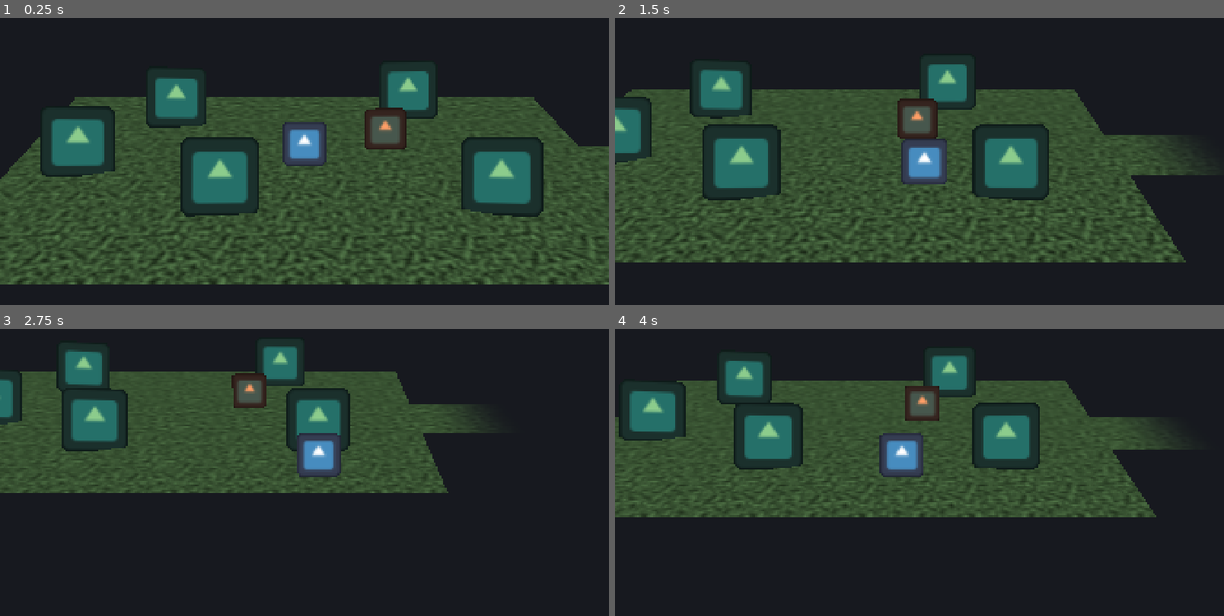
Above: before the commit, frames 1-4 (two rows, left to right).
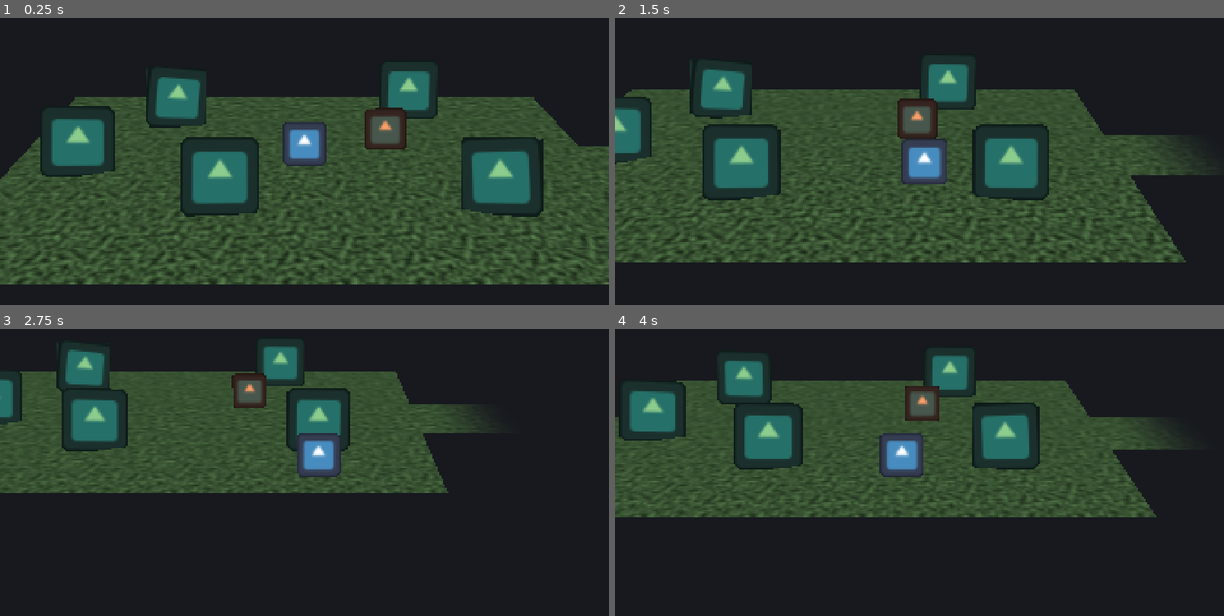
Above: after the commit, the same moments.

Repository: SAFirmansyah/TheMourningAfter-Game
Game: Godot game, scene res://scenes/world/world.tscn
The game is run twice, just before and just after one commit, with the same random seed, the same clock (stepped at 60 frames per second) and the same inputs. The engine's default icon, where the game draws it, is replaced by a stand-in: a white triangle on a blue panel in a dark square.
Inputs (mouse positions are in pixels of both pictures, inside the frame that each line leads up to):
- Up to frame 1 (0.25 s): no input
- Up to frame 2 (1.5 s): tap Enter at 0.5 s; move the mouse to (1053, 129) at 0.52 s; press the mouse at (1053, 129) at 0.53 s; hold D (move_right) 0.53-1.28 s; move the mouse to (797, 164) at 1.27 s; release the mouse at (797, 164) at 1.28 s; hold S (move_down) from 1.28 s (still down); tap Space (dash) at 1.35 s
- Up to frame 3 (2.75 s): move the mouse to (365, 383) at 2.02 s; release S (move_down) at 2.03 s; hold D (move_right) from 2.03 s (still down); hold E (interact) from 2.03 s (still down)
- Up to frame 4 (4 s): move the mouse to (889, 527) at 2.77 s; release D (move_right) at 2.78 s; release E (interact) at 2.78 s; hold W (move_up) 2.78-3.53 s; click (889, 527) at 2.85 s; move the mouse to (1102, 509) at 3.52 s; hold A (move_left) from 3.53 s (still down); hold Space (dash) from 3.53 s (still down)

The runs differ from the first frame. In frame 1, 0.2% of the frame differs, in the area x 24-90%, y 19-58%; in frame 2, 0.1%; in frame 3, less than 0.1%; in frame 4, less than 0.1%.

Commit message:
add: swaying animation for environment objects

Diff:
--- /dev/null
+++ b/the-mourning-after/materials/card.tres
@@ -0,0 +1,8 @@
+[gd_resource type="ShaderMaterial" format=3]
+
+[ext_resource type="Shader" path="res://shaders/card.gdshader" id="1_shader"]
+[ext_resource type="Texture2D" path="res://textures/wind_noise.tres" id="2_wind"]
+
+[resource]
+shader = ExtResource("1_shader")
+shader_parameter/wind_noise = ExtResource("2_wind")
--- a/the-mourning-after/materials/card_occluder.tres
+++ /dev/null
@@ -1,6 +0,0 @@
-[gd_resource type="ShaderMaterial" format=3]
-
-[ext_resource type="Shader" path="res://shaders/card_occluder.gdshader" id="1_shader"]
-
-[resource]
-shader = ExtResource("1_shader")
--- a/the-mourning-after/scenes/rooms/room_a.tscn
+++ b/the-mourning-after/scenes/rooms/room_a.tscn
@@ -81,15 +81,18 @@
 
 [node name="Prop1" parent="Props" instance=ExtResource("4_prop")]
 transform = Transform3D(1, 0, 0, 0, 1, 0, 0, 0, 1, -6, 0, -4)
+sway = true
 
 [node name="Prop2" parent="Props" instance=ExtResource("4_prop")]
 transform = Transform3D(1, 0, 0, 0, 1, 0, 0, 0, 1, -3, 0, 4)
 
 [node name="Prop3" parent="Props" instance=ExtResource("4_prop")]
 transform = Transform3D(1, 0, 0, 0, 1, 0, 0, 0, 1, 5, 0, -5)
+sway = true
 
 [node name="Prop4" parent="Props" instance=ExtResource("4_prop")]
 transform = Transform3D(1, 0, 0, 0, 1, 0, 0, 0, 1, 7, 0, 4)
+sway = true
 
 [node name="Prop5" parent="Props" instance=ExtResource("4_prop")]
 transform = Transform3D(1, 0, 0, 0, 1, 0, 0, 0, 1, -9, 0, 1)
--- a/the-mourning-after/scenes/rooms/room_b.tscn
+++ b/the-mourning-after/scenes/rooms/room_b.tscn
@@ -55,18 +55,21 @@
 
 [node name="Prop1" parent="Props" instance=ExtResource("4_prop")]
 transform = Transform3D(1, 0, 0, 0, 1, 0, 0, 0, 1, -4, 0, -5)
+sway = true
 
 [node name="Prop2" parent="Props" instance=ExtResource("4_prop")]
 transform = Transform3D(1, 0, 0, 0, 1, 0, 0, 0, 1, 3, 0, 3)
 
 [node name="Prop3" parent="Props" instance=ExtResource("4_prop")]
 transform = Transform3D(1, 0, 0, 0, 1, 0, 0, 0, 1, 6, 0, -4)
+sway = true
 
 [node name="Prop4" parent="Props" instance=ExtResource("4_prop")]
 transform = Transform3D(1, 0, 0, 0, 1, 0, 0, 0, 1, -5, 0, 5)
 
 [node name="Prop5" parent="Props" instance=ExtResource("4_prop")]
 transform = Transform3D(1, 0, 0, 0, 1, 0, 0, 0, 1, 9, 0, 0)
+sway = true
 
 [node name="West" parent="." instance=ExtResource("3_exit")]
 transform = Transform3D(-1, 0, 0, 0, 1, 0, 0, 0, -1, -12, 0, 0)
--- a/the-mourning-after/scripts/visual/facing_card.gd
+++ b/the-mourning-after/scripts/visual/facing_card.gd
@@ -3,12 +3,21 @@
 extends Sprite3D
 ## 2D card that turns to face the active camera's position, pivoting at its feet.
 
-const OCCLUDER_MATERIAL := preload("res://materials/card_occluder.tres")
+const CARD_MATERIAL := preload("res://materials/card.tres")
 
 @export var pivot_at_feet := true
-@export var see_through_over_player := false # environment props: turn see-through where they cover the player
+@export var see_through_over_player := false: # environment props: turn see-through where they cover the player
+	set(value):
+		see_through_over_player = value
+		_setup_material()
+@export var sway := false: # foliage-style wind sway
+	set(value):
+		sway = value
+		_setup_material()
 
 var visual_offset := Vector3.ZERO # editor preview only: extra offset for animated cards
+
+var _card_material: ShaderMaterial
 
 
 func _ready() -> void:
@@ -16,9 +25,7 @@
 	billboard = BaseMaterial3D.BILLBOARD_DISABLED
 	texture_changed.connect(_on_texture_changed)
 	_apply_pivot()
-	if see_through_over_player and not Engine.is_editor_hint():
-		material_override = OCCLUDER_MATERIAL.duplicate()
-		_sync_occluder_texture()
+	_setup_material()
 
 
 func _physics_process(_delta: float) -> void:
@@ -57,13 +64,37 @@
 
 func _on_texture_changed() -> void:
 	_apply_pivot()
-	_sync_occluder_texture()
+	_sync_card_material()
 
 
-func _sync_occluder_texture() -> void:
-	if material_override is ShaderMaterial:
-		material_override.set_shader_parameter("card_texture", texture)
-		material_override.set_shader_parameter("card_modulate", modulate)
+## Custom card material only when a feature needs it. In the editor it's applied through the
+## renderer so previews never get saved into scenes; the player cutout is game-only.
+func _setup_material() -> void:
+	if not is_node_ready():
+		return
+	var editor := Engine.is_editor_hint()
+	if not (see_through_over_player or sway):
+		_card_material = null
+		if editor:
+			RenderingServer.instance_geometry_set_material_override(get_instance(), RID())
+		else:
+			material_override = null
+		return
+	if _card_material == null:
+		_card_material = CARD_MATERIAL.duplicate()
+	_card_material.set_shader_parameter("occlusion_enabled", see_through_over_player and not editor)
+	_card_material.set_shader_parameter("sway_enabled", sway)
+	_sync_card_material()
+	if editor:
+		RenderingServer.instance_geometry_set_material_override(get_instance(), _card_material.get_rid())
+	else:
+		material_override = _card_material
+
+
+func _sync_card_material() -> void:
+	if _card_material:
+		_card_material.set_shader_parameter("card_texture", texture)
+		_card_material.set_shader_parameter("card_modulate", modulate)
 
 
 func _apply_pivot() -> void:
--- a/the-mourning-after/scripts/world/obstacle.gd
+++ b/the-mourning-after/scripts/world/obstacle.gd
@@ -9,8 +9,18 @@
 @export var card: Sprite3D
 @export var footprint_depth := 0.6 # TUNE: collision depth, front to back (m)
 @export var footprint_width_scale := 1.0 # TUNE: collision width as a fraction of the card's width
+@export var sway := false: # foliage-style wind sway on the card
+	set(value):
+		sway = value
+		if card:
+			card.sway = sway
 
 @onready var _shape_node: CollisionShape3D = $CollisionShape3D
+
+
+func _ready() -> void:
+	if card:
+		card.sway = sway
 
 
 func _process(_delta: float) -> void:
--- /dev/null
+++ b/the-mourning-after/shaders/card.gdshader
@@ -0,0 +1,65 @@
+shader_type spatial;
+render_mode unshaded, depth_draw_opaque;
+// Card material: optional see-through cutout over the player, optional foliage sway.
+// Sway adapted from an open-source canvas_item foliage shader, ported to 3D cards.
+
+global uniform vec3 occlusion_target;
+
+uniform sampler2D card_texture : source_color, filter_linear_mipmap;
+uniform vec4 card_modulate : source_color = vec4(1.0);
+
+group_uniforms occlusion;
+uniform bool occlusion_enabled = false;
+uniform float target_height = 0.9; // TUNE: cutout centre height above player's feet (m)
+uniform float cutout_radius = 0.1; // TUNE: see-through circle radius (fraction of screen height)
+uniform float cutout_softness = 0.6; // TUNE: circle edge softness (0 = hard, 1 = fully soft)
+uniform float cutout_alpha = 0.25; // TUNE: card opacity at circle centre
+uniform float depth_blend = 0.6; // TUNE: depth (m) over which the cutout fades in as the player moves behind
+
+group_uniforms sway;
+uniform bool sway_enabled = false;
+uniform sampler2D wind_noise : repeat_enable, filter_linear;
+uniform float sway_amplitude = 0.2; // TUNE: lean strength (radians at strongest wind)
+uniform float sway_speed = 0.06; // TUNE: how fast the wind pattern drifts
+uniform float sway_noise_scale = 0.05; // TUNE: wind pattern size per metre (smaller = nearby objects sway more alike)
+uniform float sway_bend = 1.0; // TUNE: how much the top bends relative to the base
+uniform vec2 sway_pivot = vec2(0.5, 1.0); // card UV the sway pivots on (bottom centre)
+group_uniforms;
+
+vec2 rotate_around(vec2 v, vec2 pivot, float angle) {
+	float c = cos(angle);
+	float s = sin(angle);
+	v -= pivot;
+	return vec2(c * v.x - s * v.y, c * v.y + s * v.x) + pivot;
+}
+
+void fragment() {
+	vec2 uv = UV;
+	if (sway_enabled) {
+		vec2 sample_pos = NODE_POSITION_WORLD.xz * sway_noise_scale + vec2(TIME * sway_speed);
+		float angle = sway_amplitude * (texture(wind_noise, sample_pos).r - 0.5);
+		vec2 size = vec2(textureSize(card_texture, 0));
+		vec2 aspect = vec2(size.x / size.y, 1.0);
+		vec2 rotated = rotate_around(UV * aspect, sway_pivot * aspect, angle) / aspect;
+		uv = mix(UV, rotated, clamp(distance(UV, sway_pivot) * sway_bend, 0.0, 1.0));
+	}
+
+	vec4 tex = texture(card_texture, uv) * card_modulate;
+	if (tex.a < 0.5) {
+		discard;
+	}
+
+	float alpha = 1.0;
+	if (occlusion_enabled) {
+		vec4 feet_view = VIEW_MATRIX * vec4(occlusion_target, 1.0);
+		float behind = smoothstep(0.0, depth_blend, NODE_POSITION_VIEW.z - feet_view.z);
+		vec4 clip = PROJECTION_MATRIX * VIEW_MATRIX * vec4(occlusion_target + vec3(0.0, target_height, 0.0), 1.0);
+		vec2 target_uv = clip.xy / clip.w * 0.5 + 0.5;
+		vec2 delta = (SCREEN_UV - target_uv) * VIEWPORT_SIZE / VIEWPORT_SIZE.y;
+		float inside = 1.0 - smoothstep(cutout_radius * (1.0 - cutout_softness), cutout_radius, length(delta));
+		alpha = mix(1.0, cutout_alpha, inside * behind);
+	}
+
+	ALBEDO = tex.rgb;
+	ALPHA = alpha;
+}
--- a/the-mourning-after/shaders/card_occluder.gdshader
+++ /dev/null
@@ -1,31 +0,0 @@
-shader_type spatial;
-render_mode unshaded, depth_draw_opaque;
-// Card that turns see-through where it covers the player.
-
-global uniform vec3 occlusion_target;
-
-uniform sampler2D card_texture : source_color, filter_linear_mipmap;
-uniform vec4 card_modulate : source_color = vec4(1.0);
-uniform float target_height = 0.9; // TUNE: cutout centre height above player's feet (m)
-uniform float cutout_radius = 0.1; // TUNE: see-through circle radius (fraction of screen height)
-uniform float cutout_softness = 0.6; // TUNE: circle edge softness (0 = hard, 1 = fully soft)
-uniform float cutout_alpha = 0.25; // TUNE: card opacity at circle centre
-uniform float depth_blend = 0.6; // TUNE: depth (m) over which the cutout fades in as the player moves behind
-
-void fragment() {
-	vec4 tex = texture(card_texture, UV) * card_modulate;
-	if (tex.a < 0.5) {
-		discard;
-	}
-
-	vec4 feet_view = VIEW_MATRIX * vec4(occlusion_target, 1.0);
-	float behind = smoothstep(0.0, depth_blend, NODE_POSITION_VIEW.z - feet_view.z);
-
-	vec4 clip = PROJECTION_MATRIX * VIEW_MATRIX * vec4(occlusion_target + vec3(0.0, target_height, 0.0), 1.0);
-	vec2 target_uv = clip.xy / clip.w * 0.5 + 0.5;
-	vec2 delta = (SCREEN_UV - target_uv) * VIEWPORT_SIZE / VIEWPORT_SIZE.y;
-	float inside = 1.0 - smoothstep(cutout_radius * (1.0 - cutout_softness), cutout_radius, length(delta));
-
-	ALBEDO = tex.rgb;
-	ALPHA = mix(1.0, cutout_alpha, inside * behind);
-}
--- /dev/null
+++ b/the-mourning-after/textures/wind_noise.tres
@@ -0,0 +1,10 @@
+[gd_resource type="NoiseTexture2D" format=3]
+
+[sub_resource type="FastNoiseLite" id="FastNoiseLite_wind"]
+frequency = 0.01
+
+[resource]
+width = 256
+height = 256
+seamless = true
+noise = SubResource("FastNoiseLite_wind")
Renamed: the-mourning-after/shaders/card_occluder.gdshader.uid -> the-mourning-after/shaders/card.gdshader.uid
